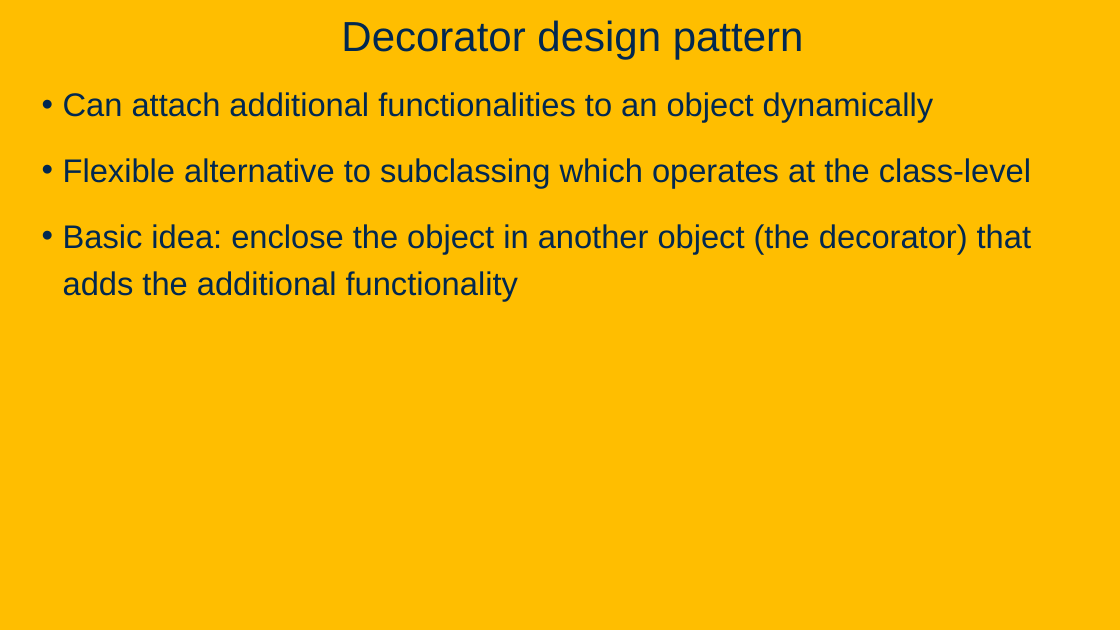
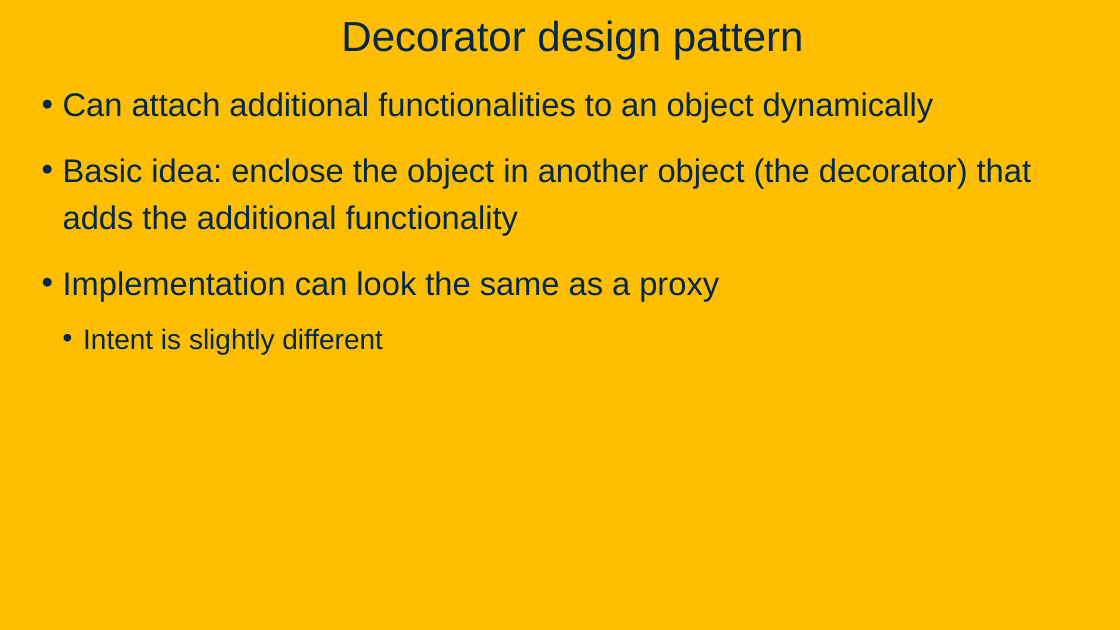
Before and after one commit to davsec-teaching/ECS160-Winter2025, a slide deck: slide 50 of slides/8_design_patterns.pptx (slide 44 before the commit). Drawn at 1120x630 pixels with LibreOffice and Linux fonts; fonts in the diff are those of the drawing; background and template pictures are left out. Boxes give left, top, right and bottom in pixels: in the first picture for what was removed or moved away, otherwise in the second. Text is boxed around its words. In the diff, an @@ line names an element or a change of style, - is before the commit and + after.

Commit message:
Updated design slides

```diff
--- a/slides/8_design_patterns.pptx
+++ b/slides/8_design_patterns.pptx
@@ text at [63, 158, 1031, 188]: paragraph removed @@
-• Flexible alternative to subclassing which operates at the class-level
@@ text at [63, 271, 719, 354]: paragraphs added @@
+• Implementation can look the same as a proxy
+  • Intent is slightly different
```
Also in this commit, not shown: 14 other slides changed, 17 slides added.
